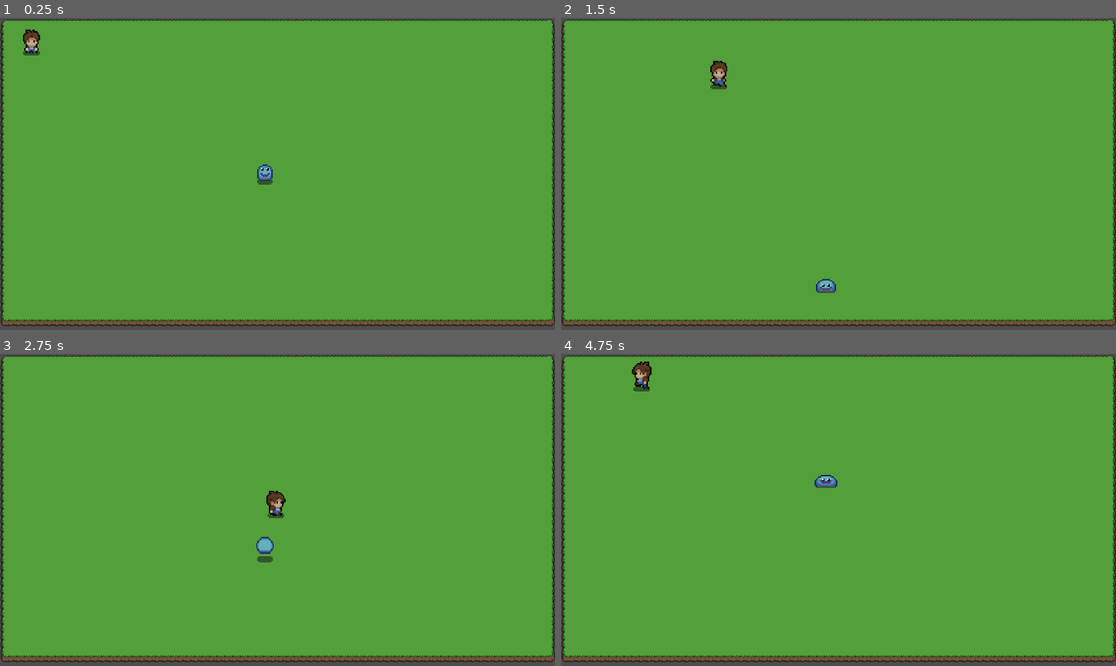
Above: before the commit, frames 1-4 (two rows, left to right).
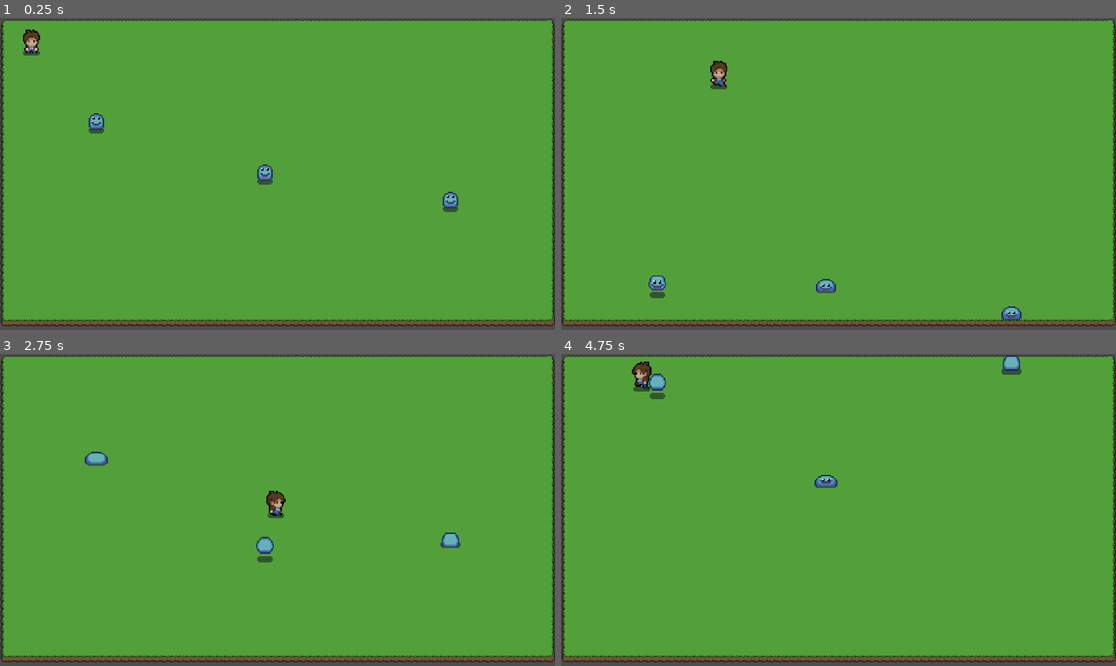
Above: after the commit, the same moments.

Repository: CCV-JamesNye/multiverse-rpg-project
Game: Godot game, scene res://Scenes/Worlds/Test World/test_level.tscn
Same seed, same stepped clock (60 frames per second), same inputs: the game is played once before the commit and once after it.
Inputs:
- Up to frame 1 (0.25 s): no input
- Up to frame 2 (1.5 s): tap Enter at 0.5 s; hold Right (move_right) 0.53-1.28 s; hold Down (move_down) from 1.28 s (still down)
- Up to frame 3 (2.75 s): release Down (move_down) at 2.03 s; hold Right (move_right) from 2.03 s (still down)
- Up to frame 4 (4.75 s): release Right (move_right) at 2.78 s; hold Up (move_up) 2.78-3.53 s; hold Left (move_left) from 3.53 s (still down)

The runs differ from the first frame. In frame 1, 0.3% of the frame differs, in the area x 15-83%, y 30-63%; in frame 2, 0.3%; in frame 3, 0.3%; in frame 4, 0.4%, in the area x 15-83%, y 0-15%.

Commit message:
Slime Multiplication
Added more Slimes to the test level. They're multiplying...!

Diff:
--- a/Scenes/Worlds/Test World/test_level.tscn
+++ b/Scenes/Worlds/Test World/test_level.tscn
@@ -74,5 +74,11 @@
 [node name="Slime" parent="." unique_id=1312114128 instance=ExtResource("2_r72nj")]
 position = Vector2(550, 302)
 
+[node name="Slime - Vertical" parent="." unique_id=1439659261 instance=ExtResource("2_r72nj")]
+position = Vector2(935, 359)
+
+[node name="Slime - Vertical2" parent="." unique_id=1394373249 instance=ExtResource("2_r72nj")]
+position = Vector2(200, 196)
+
 [node name="Player" parent="." unique_id=826490540 instance=ExtResource("2_e81l0")]
 position = Vector2(65, 75)
